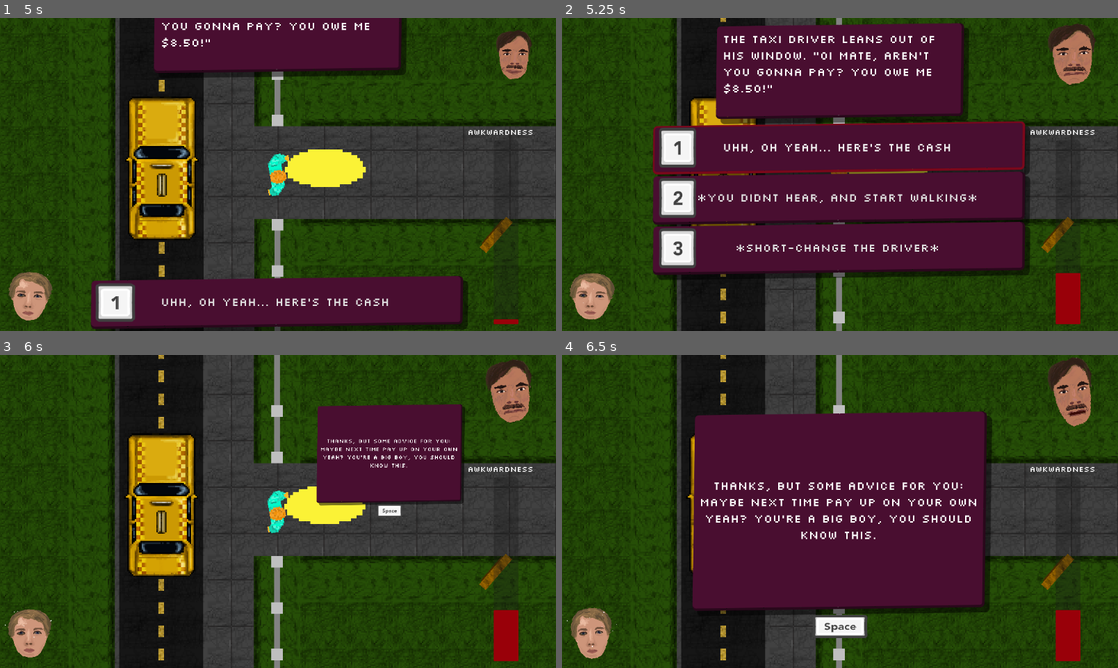
Above: before the commit, frames 1-4 (two rows, left to right).
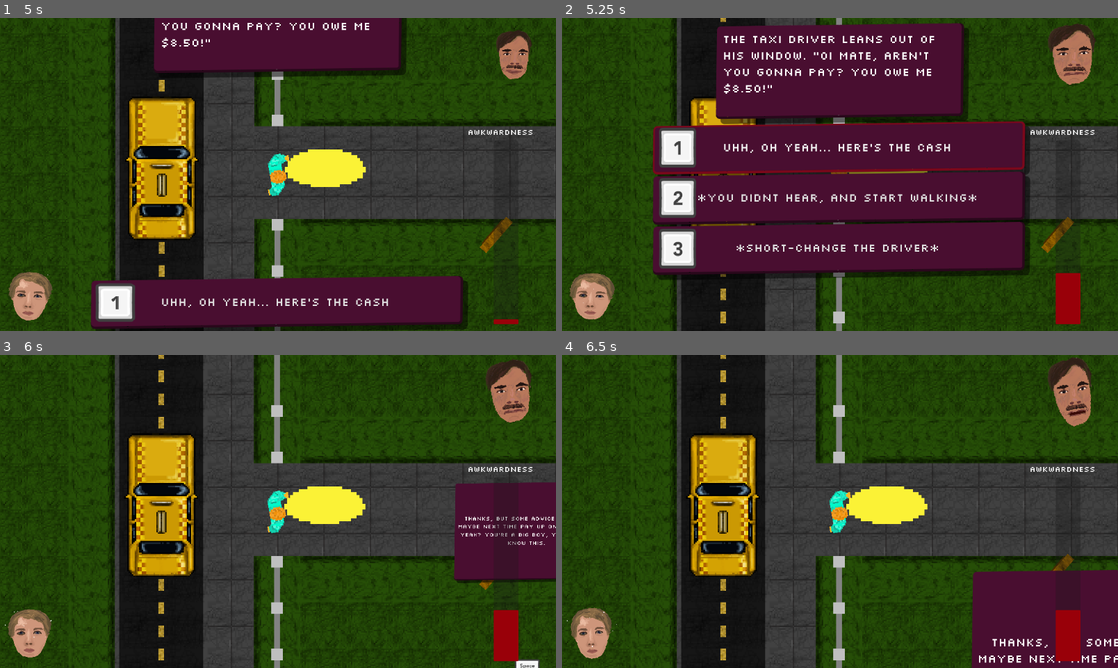
Above: after the commit, the same moments.

Repository: Jibby-Games/PizzaJam11
Game: Godot game, scene res://menu/intro.tscn
The game is run twice, just before and just after one commit, with the same random seed, the same clock (stepped at 60 frames per second) and the same inputs.
Inputs (mouse positions are in pixels of both pictures, inside the frame that each line leads up to):
- Up to frame 1 (5 s): tap Enter (ui_accept) at 0.5, 0.77, 1.52, 3.02, 3.77, 4.52 s; move the mouse to (250, 237) at 0.52 s; press the mouse at (250, 237) at 0.53 s; hold W (up) 0.53-2.03 s; tap R (restart) every 0.75 s from 1.25 to 4.25 s; move the mouse to (444, 221) at 1.27 s; release the mouse at (444, 221) at 1.28 s; click (444, 221) at 1.35 s; move the mouse to (111, 127) at 2.02 s; press the mouse at (111, 127) at 2.03 s; hold A (left) 2.03-3.53 s; move the mouse to (305, 174) at 2.77 s; release the mouse at (305, 174) at 2.78 s; click (305, 174) at 2.85 s; move the mouse to (194, 96) at 3.52 s; press the mouse at (194, 96) at 3.53 s; hold S (down) 3.53-4.28 s; move the mouse to (400, 158) at 4.27 s; release the mouse at (400, 158) at 4.28 s; hold D (right) from 4.28 s (still down); click (400, 158) at 4.35 s
- Up to frame 2 (5.25 s): release D (right) at 5 s; click "Uhh, oh yeah... here's the ca…" at 5 s
- Up to frame 3 (6 s): move the mouse to (166, 527) at 5.77 s; press the mouse at (166, 527) at 5.78 s; hold W (up) from 5.78 s (still down)
- Up to frame 4 (6.5 s): keep holding W (up)

Frame 1 is identical in both runs. In frame 2, less than 0.1% of the frame differs, in the area x 17-24%, y 67-80%; in frame 3, 14%; in frame 4, 41%, in the area x 23-100%, y 18-100%.

Commit message:
feat: add some awkward sounds

Diff:
--- a/ui/awkward_event_system.tscn
+++ b/ui/awkward_event_system.tscn
@@ -6,7 +6,10 @@
 [ext_resource type="PackedScene" uid="uid://djhxxe3l7jouo" path="res://ui/input_prompt.tscn" id="3_m2sxk"]
 [ext_resource type="Texture2D" uid="uid://c28st88ofekt7" path="res://ui/input_icons/Keyboard & Mouse/Light/3_Key_Light.png" id="4_3i4ei"]
 [ext_resource type="PackedScene" uid="uid://cxjf6gxc1r7ay" path="res://ui/person_portait.tscn" id="6_eyki4"]
+[ext_resource type="AudioStream" uid="uid://djf46q4mbkrwq" path="res://sounds/impact.mp3" id="7_42v4y"]
 [ext_resource type="AudioStream" uid="uid://4p6x712cskkf" path="res://music/AwkwardAlarm1.wav" id="7_khyb7"]
+[ext_resource type="AudioStream" uid="uid://c52g5uudurpf7" path="res://sounds/awkward/uhhh6.mp3" id="8_yd67t"]
+[ext_resource type="AudioStream" uid="uid://cghglj05a0qr7" path="res://sounds/dramatic-camera-zoom.mp3" id="9_25upv"]
 
 [sub_resource type="InputEventKey" id="InputEventKey_xwlfb"]
 device = -1
@@ -141,6 +144,30 @@
 "transitions": PackedFloat32Array(1),
 "update": 0,
 "values": [Vector2(1e-05, 1e-05)]
+}
+tracks/9/type = "value"
+tracks/9/imported = false
+tracks/9/enabled = true
+tracks/9/path = NodePath("DramaticSound:stream")
+tracks/9/interp = 1
+tracks/9/loop_wrap = true
+tracks/9/keys = {
+"times": PackedFloat32Array(0),
+"transitions": PackedFloat32Array(1),
+"update": 1,
+"values": [ExtResource("9_25upv")]
+}
+tracks/10/type = "value"
+tracks/10/imported = false
+tracks/10/enabled = true
+tracks/10/path = NodePath("DramaticSound:playing")
+tracks/10/interp = 1
+tracks/10/loop_wrap = true
+tracks/10/keys = {
+"times": PackedFloat32Array(0),
+"transitions": PackedFloat32Array(1),
+"update": 1,
+"values": [false]
 }
 
 [sub_resource type="Animation" id="Animation_8vb36"]
@@ -242,6 +269,30 @@
 "update": 0,
 "values": [0.0, 0.0, -0.261799, 0.261799, 0.0]
 }
+tracks/8/type = "value"
+tracks/8/imported = false
+tracks/8/enabled = true
+tracks/8/path = NodePath("DramaticSound:stream")
+tracks/8/interp = 1
+tracks/8/loop_wrap = true
+tracks/8/keys = {
+"times": PackedFloat32Array(0),
+"transitions": PackedFloat32Array(1),
+"update": 1,
+"values": [ExtResource("7_42v4y")]
+}
+tracks/9/type = "value"
+tracks/9/imported = false
+tracks/9/enabled = true
+tracks/9/path = NodePath("DramaticSound:playing")
+tracks/9/interp = 1
+tracks/9/loop_wrap = true
+tracks/9/keys = {
+"times": PackedFloat32Array(0.4),
+"transitions": PackedFloat32Array(1),
+"update": 1,
+"values": [true]
+}
 
 [sub_resource type="Animation" id="Animation_73bsn"]
 resource_name = "response"
@@ -349,9 +400,9 @@
 anchors_preset = 5
 anchor_left = 0.5
 anchor_right = 0.5
-offset_left = -256.0
+offset_left = 320.0
 offset_top = 15.0
-offset_right = 256.0
+offset_right = 832.0
 offset_bottom = 207.0
 grow_horizontal = 2
 
@@ -432,7 +483,7 @@
 layout_mode = 2
 offset_top = 208.0
 offset_right = 769.996
-offset_bottom = 308.0
+offset_bottom = 308.001
 shortcut = SubResource("Shortcut_8pypk")
 text = "Choice 3"
 
@@ -456,7 +507,8 @@
 anchors_preset = 15
 anchor_right = 1.0
 anchor_bottom = 1.0
-offset_bottom = 0.00012207
+offset_right = 1152.0
+offset_bottom = 648.0
 grow_horizontal = 2
 grow_vertical = 2
 scale = Vector2(1e-05, 1e-05)
@@ -492,10 +544,10 @@
 anchors_preset = 1
 anchor_left = 1.0
 anchor_right = 1.0
-offset_left = -154.0
+offset_left = 998.0
 offset_top = 18.0
-offset_right = -25.9928
-offset_bottom = 145.999
+offset_right = 1126.01
+offset_bottom = 145.998
 grow_horizontal = 0
 
 [node name="AnimationPlayer" type="AnimationPlayer" parent="."]
@@ -507,6 +559,15 @@
 stream = ExtResource("7_khyb7")
 bus = &"Music"
 
+[node name="AwkSound1" type="AudioStreamPlayer" parent="."]
+stream = ExtResource("8_yd67t")
+volume_db = -9.0
+bus = &"SFX"
+
+[node name="DramaticSound" type="AudioStreamPlayer" parent="."]
+stream = ExtResource("9_25upv")
+bus = &"SFX"
+
 [connection signal="pressed" from="ChoiceScreen/DialogueChoices/ChoiceButton1" to="." method="_on_choice_button_1_pressed"]
 [connection signal="pressed" from="ChoiceScreen/DialogueChoices/ChoiceButton2" to="." method="_on_choice_button_2_pressed"]
 [connection signal="pressed" from="ChoiceScreen/DialogueChoices/ChoiceButton3" to="." method="_on_choice_button_3_pressed"]
--- a/ui/dialogue_system.gd
+++ b/ui/dialogue_system.gd
@@ -7,6 +7,19 @@
 var event_running := false
 # Increase this to make the bar go up faster during events
 var awkwardness_build_up := 5.0
+
+var awk_sounds := [
+	"res://sounds/awkward/uhhh1.mp3",
+	"res://sounds/awkward/uhhh2.mp3",
+	"res://sounds/awkward/uhhh3.mp3",
+	#"res://sounds/awkward/uhhh4.mp3", # this one is more of a hmmm
+	"res://sounds/awkward/uhhh5.mp3",
+	"res://sounds/awkward/uhhh6.mp3",
+	"res://sounds/awkward/uhhh7.mp3",
+	"res://sounds/awkward/uhhh8.mp3",
+	"res://sounds/awkward/uhhh9.mp3",
+	"res://sounds/awkward/uhhh10.mp3",
+]
 
 signal event_finished()
 
@@ -89,6 +102,10 @@
 	%ResponseLabel.text = value
 	$ResponseScreen.show()
 	$AnimationPlayer.play("response")
+	var rand_index := randi_range(0, awk_sounds.size() - 1)
+	$AwkSound1.stream = load(awk_sounds[rand_index])
+	$AwkSound1.pitch_scale = randf_range(0.9, 1.1)
+	$AwkSound1.play()
 	event_running = false
 	if player_animation != "":
 		player_portrait_head.animation = player_animation
Not shown, added: sounds/awkward/uhhh1.mp3.import
Not shown, added: sounds/awkward/uhhh10.mp3.import
Not shown, added: sounds/awkward/uhhh2.mp3.import
Not shown, added: sounds/awkward/uhhh3.mp3.import
Not shown, added: sounds/awkward/uhhh4.mp3.import
Not shown, added: sounds/awkward/uhhh5.mp3.import
Not shown, added: sounds/awkward/uhhh6.mp3.import
Not shown, added: sounds/awkward/uhhh7.mp3.import
Not shown, added: sounds/awkward/uhhh8.mp3.import
Not shown, added: sounds/awkward/uhhh9.mp3.import
Not shown, added: sounds/dramatic-camera-zoom.mp3.import
Not shown, added: sounds/impact.mp3.import
(and 13 more such lines)
